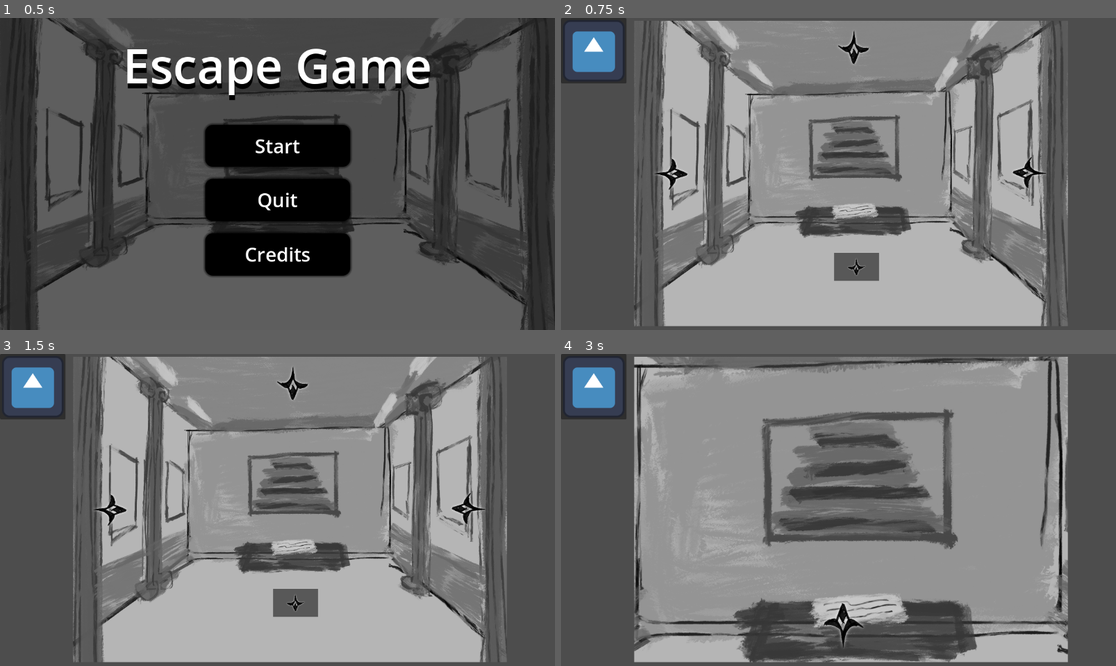
Above: before the commit, frames 1-4 (two rows, left to right).
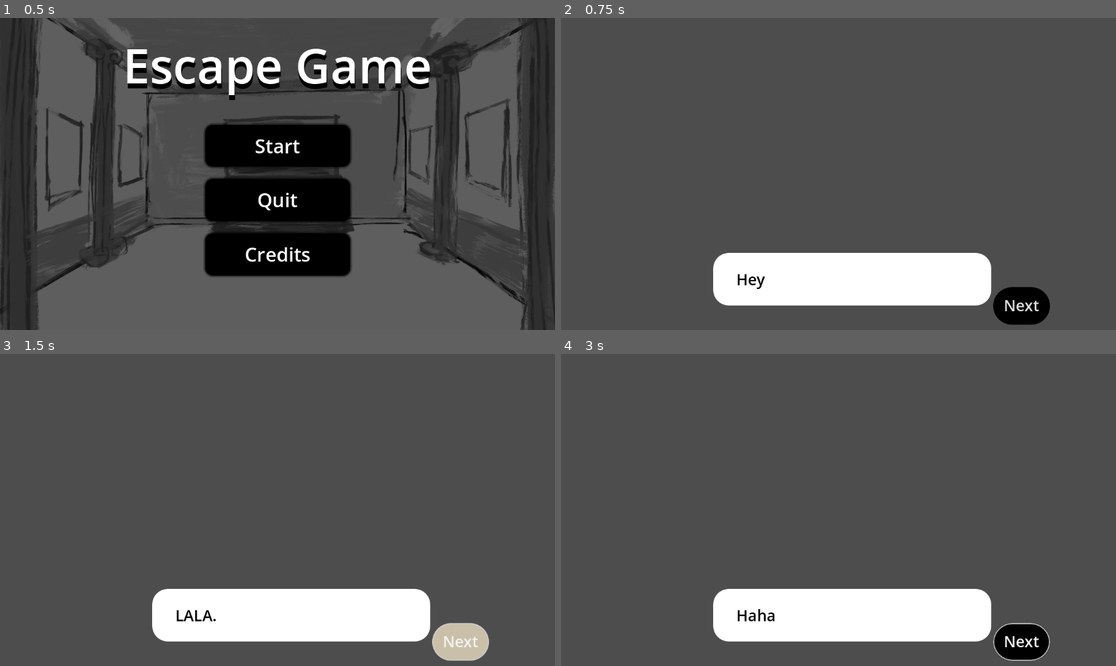
Above: after the commit, the same moments.

Repository: yaliu10/Escape-Room
Game: Godot game, scene res://Scenes/start_menu.tscn
Two runs of this game, one before a commit and one after it. Both use one fixed random seed, a clock stepped at 60 frames per second and the inputs below. The engine's default icon, where the game draws it, is replaced by a stand-in: a white triangle on a blue panel in a dark square.
Inputs (mouse positions are in pixels of both pictures, inside the frame that each line leads up to):
- Up to frame 1 (0.5 s): no input
- Up to frame 2 (0.75 s): click "Start" at 0.5 s
- Up to frame 3 (1.5 s): click (460, 641) at 1.25 s, where only the run after the commit has a clickable "Next"
- Up to frame 4 (3 s): click (1021, 641) at 2 s, where only the run after the commit has a clickable "Next"; click (855, 385) at 2.77 s

Frame 1 is identical in both runs. In frame 2, 62% of the frame differs, in the area x 0-92%, y 0-99%; in frame 3, 61%; in frame 4, 68%.

Commit message:
Complete making a beginning dialogue

Diff:
--- /dev/null
+++ b/escape-room/Scenes/beginning_dialogue.tscn
@@ -0,0 +1,48 @@
+[gd_scene load_steps=3 format=3 uid="uid://ediwgk0vxp4r"]
+
+[ext_resource type="Theme" uid="uid://bcx3gapifxrc1" path="res://Resources/main_theme.tres" id="1_llw0e"]
+[ext_resource type="Script" path="res://Scripts/beginning_dialogue.gd" id="2_y6chh"]
+
+[node name="BeginningDialogue" type="Control"]
+layout_mode = 3
+anchors_preset = 15
+anchor_right = 1.0
+anchor_bottom = 1.0
+grow_horizontal = 2
+grow_vertical = 2
+theme = ExtResource("1_llw0e")
+script = ExtResource("2_y6chh")
+
+[node name="RichTextLabel" type="RichTextLabel" parent="."]
+unique_name_in_owner = true
+layout_mode = 1
+anchors_preset = -1
+anchor_top = 0.718
+anchor_right = 1.0
+anchor_bottom = 1.0
+offset_left = 316.0
+offset_top = 22.7359
+offset_right = -259.0
+offset_bottom = -51.0
+grow_horizontal = 2
+grow_vertical = 2
+theme = ExtResource("1_llw0e")
+text = "Lalala"
+fit_content = true
+
+[node name="NextButton" type="Button" parent="."]
+unique_name_in_owner = true
+layout_mode = 1
+anchors_preset = 3
+anchor_left = 1.0
+anchor_top = 1.0
+anchor_right = 1.0
+anchor_bottom = 1.0
+offset_left = -255.0
+offset_top = -89.0
+offset_right = -137.0
+offset_bottom = -11.0
+grow_horizontal = 0
+grow_vertical = 0
+theme = ExtResource("1_llw0e")
+text = "Next"
--- /dev/null
+++ b/escape-room/Scripts/beginning_dialogue.gd
@@ -0,0 +1,29 @@
+extends Control
+
+@onready var rich_text_label: RichTextLabel = %RichTextLabel
+@onready var next_button: Button = %NextButton
+
+@export var dialogue_items: Array[String] = [
+	"Hey",
+	"LALA.",
+	"Haha",
+	"Hehe",
+	"Bye bye~!",
+]
+
+var current_item_index := 0
+
+func _ready() -> void:
+	show_text()
+	next_button.pressed.connect(advance)
+
+func show_text() -> void:
+	var current_item := dialogue_items[current_item_index]
+	rich_text_label.text = current_item
+
+func advance() -> void:
+	current_item_index += 1
+	if current_item_index == dialogue_items.size():
+		get_tree().change_scene_to_file("res://Scenes/main.tscn")
+	else:
+		show_text()
--- a/escape-room/Scripts/start_menu.gd
+++ b/escape-room/Scripts/start_menu.gd
@@ -2,7 +2,7 @@
 
 
 func _on_start_button_pressed() -> void:
-	get_tree().change_scene_to_file("res://Scenes/main.tscn")
+	get_tree().change_scene_to_file("res://Scenes/beginning_dialogue.tscn")
 
 
 func _on_quit_button_pressed() -> void:
